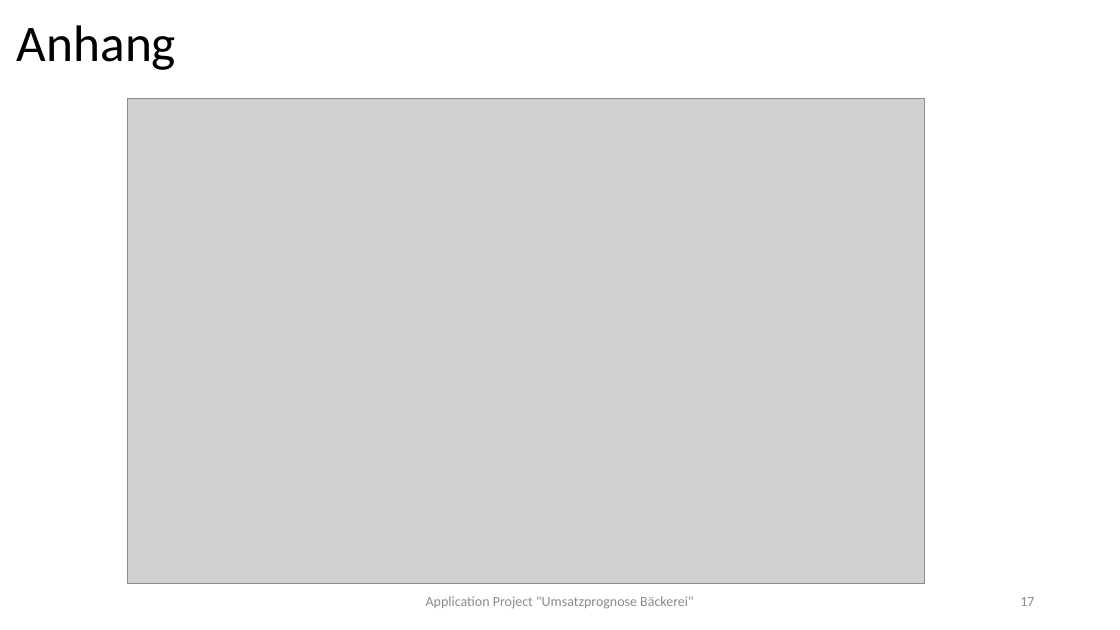
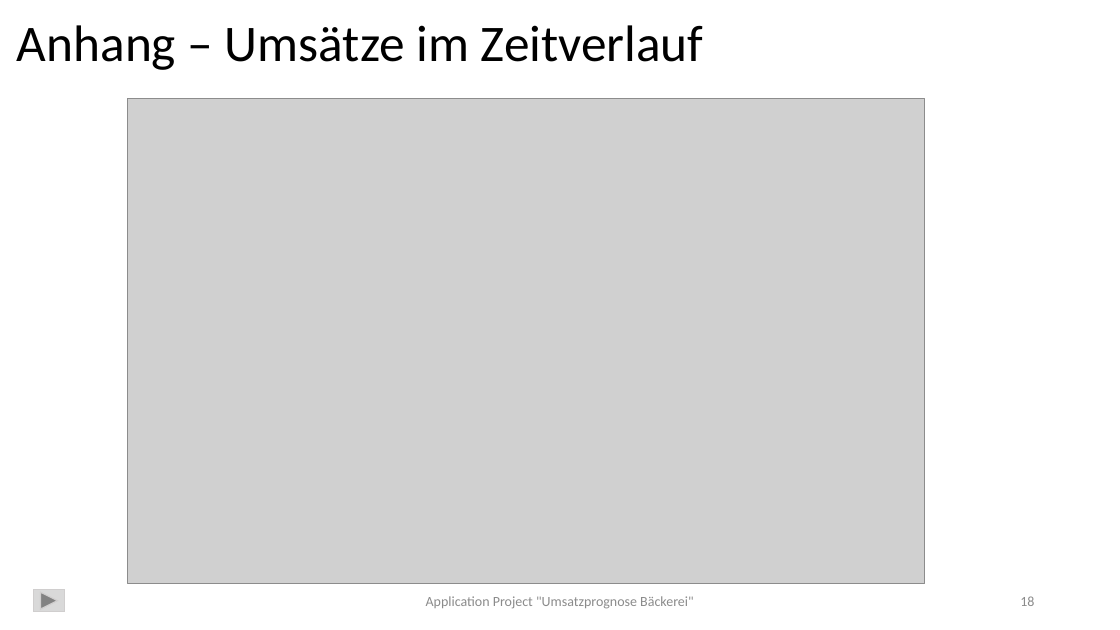
Before and after one commit to ChristinaMaedge/Application_Project, a slide deck: slide 18 of ApplicationProject_UmsatzprognoseBäckerei_v2.pptx (slide 17 before the commit). Drawn at 1120x630 pixels with LibreOffice and Linux fonts; fonts in the diff are those of the drawing; grey boxes stand for pictures. Boxes give left, top, right and bottom in pixels: in the first picture for what was removed or moved away, otherwise in the second. Text is boxed around its words. In the diff, an @@ line names an element or a change of style, - is before the commit and + after.

Commit message:
Typos entfernt, sprachliche Änderungen/Änderung von Formulierungen; finale Anpassung PPT-Präsentation

```diff
--- a/ApplicationProject_UmsatzprognoseBäckerei_v2.pptx
+++ b/ApplicationProject_UmsatzprognoseBäckerei_v2.pptx
@@ title at (17, 25, 704, 70): text changed @@
-Anhang
+Anhang – Umsätze im Zeitverlauf
@@ action button forward next added at (34, 590, 65, 613), fill #D9D9D9, outline #D0CECE 1 pt @@
@@ page number at (1020, 596, 1034, 606): text changed @@
-17
+18
```
Also in this commit, not shown: 17 other slides changed, 3 slides added, 1 slide removed, 3 other files.
